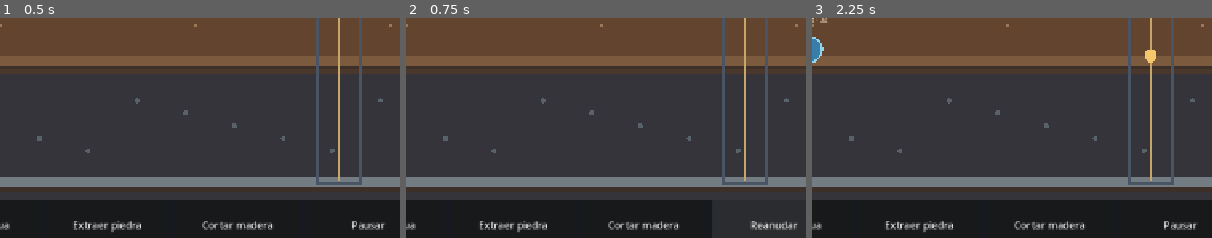
Above: before the commit, frames 1-3 (left to right).
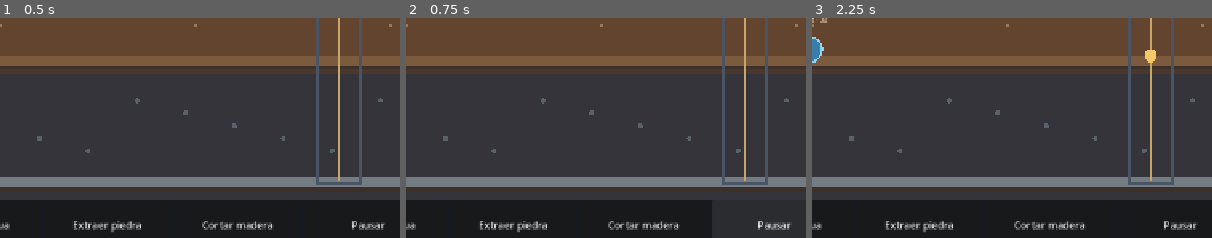
Above: after the commit, the same moments.

Repository: black-cuba/Dwarf-Land
Game: Godot game, scene res://scenes/main.tscn
Same seed, same stepped clock (60 frames per second), same inputs: the game is played once before the commit and once after it.
Inputs:
- Up to frame 1 (0.5 s): no input
- Up to frame 2 (0.75 s): click "Pausar" at 0.5 s
- Up to frame 3 (2.25 s): click "Reanudar" (after the commit: "Pausar") at 1.25 s; click "Cambiar nivel" at 2 s
The pictures show only the part of the screen within x 45-95%, y 46-96%; the shares and areas given below are measured in that part.

Frame 1 is identical in both runs. In frame 2, 0.3% of the frame differs, in the area x 86-98%, y 92-97%; in frame 3, nothing differs.

Commit message:
Correct planting visuals and pause control after adding seed action

Diff:
--- a/scripts/game.gd
+++ b/scripts/game.gd
@@ -166,9 +166,12 @@
 
 		match resource:
 			&"food":
-				draw_rect(Rect2(px - 3, floor_y - 24, 6, 22), Color("#d5d0a0"))
-				draw_circle(Vector2(px, floor_y - 27), 9, Color("#c47b9b"))
-				draw_circle(Vector2(px - 13, floor_y - 20), 7, Color("#d48eaa"))
+				if simulation.crop_field.is_planted:
+					draw_rect(Rect2(px - 3, floor_y - 24, 6, 22), Color("#d5d0a0"))
+					draw_circle(Vector2(px, floor_y - 27), 9, Color("#c47b9b"))
+					draw_circle(Vector2(px - 13, floor_y - 20), 7, Color("#d48eaa"))
+				else:
+					draw_rect(Rect2(px - 18, floor_y - 5, 36, 5), Color("#79573b"))
 			&"water":
 				draw_circle(Vector2(px, floor_y - 10), 20, Color("#397eaa"))
 				draw_arc(Vector2(px, floor_y - 10), 20, 0.0, TAU, 32, Color("#8ed4ed"), 3.0)
@@ -332,8 +335,8 @@
 	]
 	message_label.text = message
 
-	if action_buttons.size() > 5:
-		action_buttons[5].text = "Reanudar" if simulation.paused else "Pausar"
+	if action_buttons.size() > 6:
+		action_buttons[6].text = "Reanudar" if simulation.paused else "Pausar"
 
 
 func _on_alert_raised(alert_message: String, severity: int) -> void:
